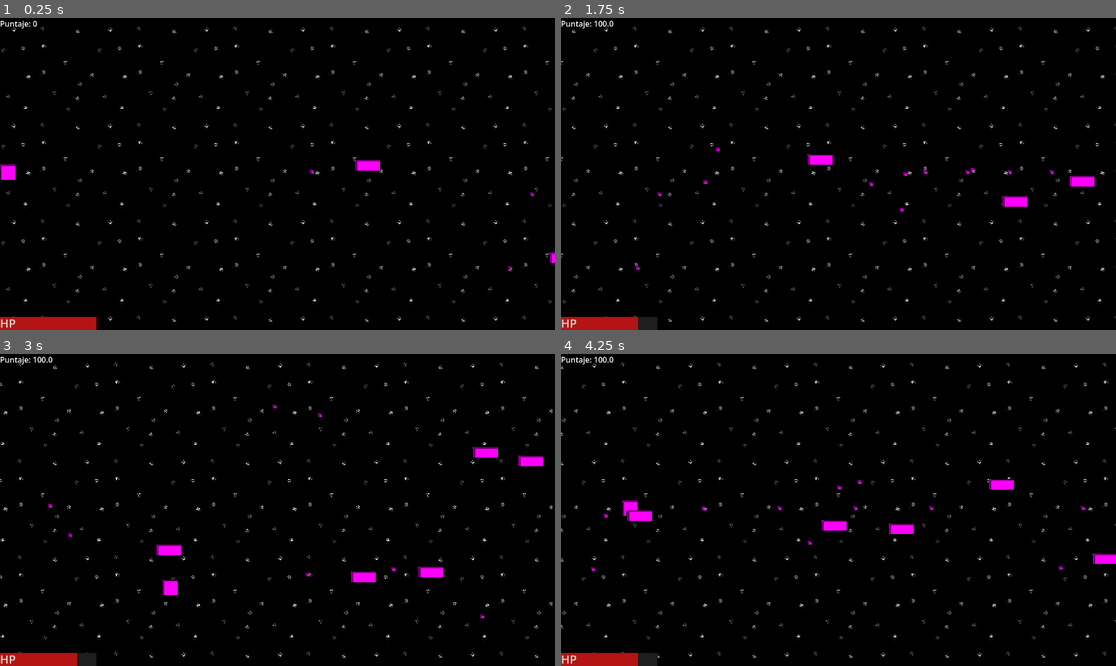
Above: before the commit, frames 1-4 (two rows, left to right).
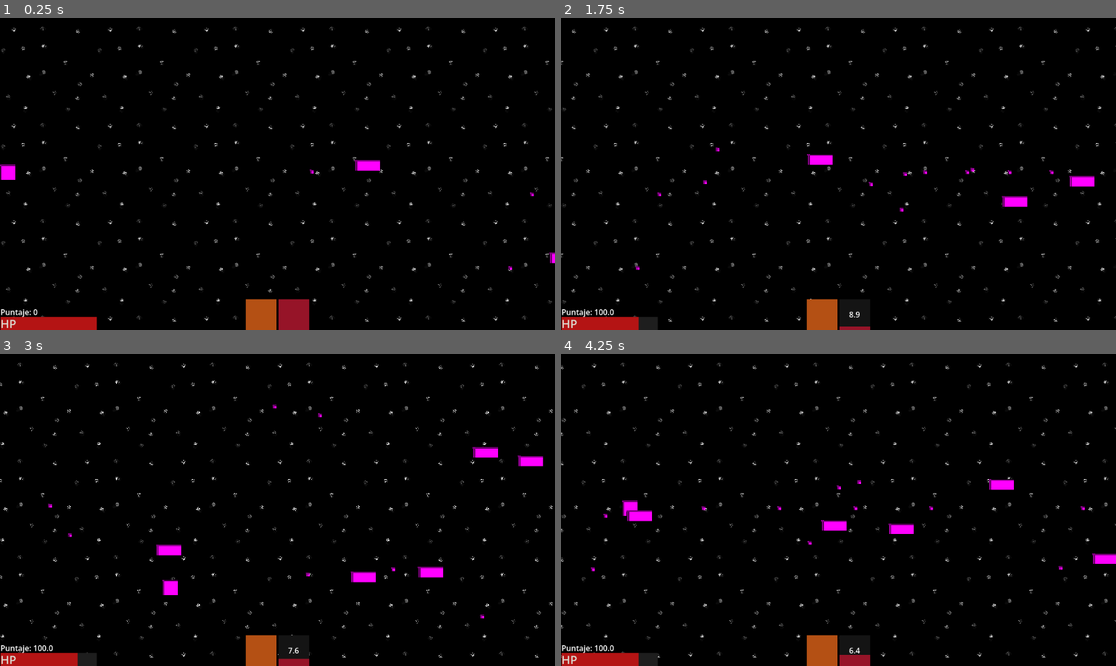
Above: after the commit, the same moments.

Repository: wfeboSKL/tales-for-the-asleep
Game: Godot game, scene res://scenes/demolevel/level.tscn
Two runs of this game, one before a commit and one after it. Both use one fixed random seed, a clock stepped at 60 frames per second and the inputs below.
Inputs:
- Up to frame 1 (0.25 s): no input
- Up to frame 2 (1.75 s): tap Enter at 0.5 s; hold D (move_right) 0.53-1.28 s; hold K (shoot) 0.53-1.28 s; tap J (melee) at 0.6, 1.55 s; hold S (move_down) from 1.28 s (still down); tap K (shoot) at 1.35 s
- Up to frame 3 (3 s): release S (move_down) at 2.03 s; hold D (move_right) 2.03-2.78 s; hold Shift (focus) 2.03-2.78 s; tap K (shoot) at 2.3 s; hold W (move_up) from 2.78 s (still down); tap J (melee) at 2.85 s
- Up to frame 4 (4.25 s): release W (move_up) at 3.53 s; hold A (move_left) from 3.53 s (still down); hold K (shoot) from 3.53 s (still down)

The runs differ from the first frame. In frame 1, 1.3% of the frame differs, in the area x 0-56%, y 0-100%; in frame 2, 0.9%; in frame 3, 1.0%; in frame 4, 1.1%.

Commit message:
HUD de cooldowns para habilidades | Trabajado en PC_FEBO

Diff:
--- a/scenes/demolevel/level.tscn
+++ b/scenes/demolevel/level.tscn
@@ -11,6 +11,18 @@
 
 [sub_resource type="StyleBoxFlat" id="StyleBoxFlat_g3hpl"]
 bg_color = Color(0.7058824, 0.078431375, 0.078431375, 1)
+
+[sub_resource type="StyleBoxFlat" id="StyleBoxFlat_d2nb1"]
+bg_color = Color(0.078431375, 0.078431375, 0.078431375, 1)
+
+[sub_resource type="StyleBoxFlat" id="StyleBoxFlat_s4sfo"]
+bg_color = Color(0.7058824, 0.3137255, 0.078431375, 1)
+
+[sub_resource type="StyleBoxFlat" id="StyleBoxFlat_ul7rm"]
+bg_color = Color(0.078431375, 0.078431375, 0.078431375, 1)
+
+[sub_resource type="StyleBoxFlat" id="StyleBoxFlat_6k8mo"]
+bg_color = Color(0.5882353, 0.078431375, 0.15686275, 1)
 
 [node name="Level" type="Node2D" unique_id=353482801]
 script = ExtResource("1_d2nb1")
@@ -54,8 +66,14 @@
 [node name="HUD" type="CanvasLayer" parent="." unique_id=88502834]
 
 [node name="ScoreLabel" type="Label" parent="HUD" unique_id=2099791409]
-offset_right = 91.0
-offset_bottom = 23.0
+anchors_preset = 2
+anchor_top = 1.0
+anchor_bottom = 1.0
+offset_left = 1.0
+offset_top = -49.0
+offset_right = 92.0
+offset_bottom = -26.0
+grow_vertical = 0
 text = "Puntaje: 0.0"
 
 [node name="ProgressBar" type="ProgressBar" parent="HUD" unique_id=1364842193]
@@ -63,8 +81,9 @@
 anchors_preset = 2
 anchor_top = 1.0
 anchor_bottom = 1.0
+offset_left = 1.0
 offset_top = -27.0
-offset_right = 200.0
+offset_right = 201.0
 grow_vertical = 0
 theme_override_styles/background = SubResource("StyleBoxFlat_kcedh")
 theme_override_styles/fill = SubResource("StyleBoxFlat_g3hpl")
@@ -72,17 +91,86 @@
 value = 5.0
 show_percentage = false
 
-[node name="Label" type="Label" parent="HUD" unique_id=1793200955]
-anchors_preset = 2
-anchor_top = 1.0
+[node name="HealthLabel" type="Label" parent="HUD/ProgressBar" unique_id=1793200955]
+layout_mode = 1
+anchors_preset = 15
+anchor_right = 1.0
 anchor_bottom = 1.0
-offset_top = -31.0
-offset_right = 40.0
-offset_bottom = 3.0
-grow_vertical = 0
+grow_horizontal = 2
+grow_vertical = 2
 theme_override_colors/font_color = Color(0.8627451, 0.8627451, 0.8235294, 1)
 theme_override_font_sizes/font_size = 24
 text = "HP"
 
+[node name="SkillBar" type="HBoxContainer" parent="HUD" unique_id=395591379]
+anchors_preset = 7
+anchor_left = 0.5
+anchor_top = 1.0
+anchor_right = 0.5
+anchor_bottom = 1.0
+offset_left = -66.0
+offset_top = -64.0
+offset_right = 66.0
+grow_horizontal = 2
+grow_vertical = 0
+
+[node name="ShootSkill" type="Panel" parent="HUD/SkillBar" unique_id=655401672]
+custom_minimum_size = Vector2(64, 64)
+layout_mode = 2
+
+[node name="ProgressBar" type="ProgressBar" parent="HUD/SkillBar/ShootSkill" unique_id=306404406]
+custom_minimum_size = Vector2(64, 64)
+layout_mode = 1
+anchors_preset = 15
+anchor_right = 1.0
+anchor_bottom = 1.0
+grow_horizontal = 2
+grow_vertical = 2
+theme_override_styles/background = SubResource("StyleBoxFlat_d2nb1")
+theme_override_styles/fill = SubResource("StyleBoxFlat_s4sfo")
+max_value = 1.0
+value = 1.0
+fill_mode = 3
+show_percentage = false
+
+[node name="Label" type="Label" parent="HUD/SkillBar/ShootSkill" unique_id=1259074617]
+layout_mode = 1
+anchors_preset = 15
+anchor_right = 1.0
+anchor_bottom = 1.0
+grow_horizontal = 2
+grow_vertical = 2
+horizontal_alignment = 1
+vertical_alignment = 1
+
+[node name="MeleeSkill" type="Panel" parent="HUD/SkillBar" unique_id=1681556019]
+custom_minimum_size = Vector2(64, 64)
+layout_mode = 2
+
+[node name="ProgressBar" type="ProgressBar" parent="HUD/SkillBar/MeleeSkill" unique_id=1381090867]
+custom_minimum_size = Vector2(64, 64)
+layout_mode = 1
+anchors_preset = 15
+anchor_right = 1.0
+anchor_bottom = 1.0
+grow_horizontal = 2
+grow_vertical = 2
+theme_override_styles/background = SubResource("StyleBoxFlat_ul7rm")
+theme_override_styles/fill = SubResource("StyleBoxFlat_6k8mo")
+max_value = 1.0
+value = 1.0
+fill_mode = 3
+show_percentage = false
+
+[node name="Label" type="Label" parent="HUD/SkillBar/MeleeSkill" unique_id=1111200835]
+layout_mode = 1
+anchors_preset = 15
+anchor_right = 1.0
+anchor_bottom = 1.0
+grow_horizontal = 2
+grow_vertical = 2
+horizontal_alignment = 1
+vertical_alignment = 1
+
 [node name="EnemySpawner" type="Node" parent="." unique_id=684252353]
 script = ExtResource("3_d2nb1")
--- a/scenes/player/player.gd
+++ b/scenes/player/player.gd
@@ -25,6 +25,16 @@
 #Cuando el jugador esté en la escena, crear health_bar
 @onready var health_bar = get_parent().get_node("HUD/ProgressBar")
 @onready var score_label = get_parent().get_node("HUD/ScoreLabel")
+
+#Referencia a la barra de cooldown del disparo
+@onready var shoot_skill_bar = get_parent().get_node("HUD/SkillBar/ShootSkill/ProgressBar")
+#Referencia al label de segundos restantes del disparo
+@onready var shoot_skill_label = get_parent().get_node("HUD/SkillBar/ShootSkill/Label")
+#Referencia a la barra de cooldown del melee
+@onready var melee_skill_bar = get_parent().get_node("HUD/SkillBar/MeleeSkill/ProgressBar")
+#Referencia al label de segundos restantes del melee
+@onready var melee_skill_label = get_parent().get_node("HUD/SkillBar/MeleeSkill/Label")
+
 #-- MOVIMIENTO DEL JUGADOR --
 #Función que procesa las físicas ocurriendo cada frame (delta)
 func _physics_process(delta: float) -> void:
@@ -73,8 +83,20 @@
 		var melee = MELEE.instantiate()
 		melee.position = position
 		get_parent().add_child(melee)
-		melee_cooldown = 7.5
+		melee_cooldown = 10.0
 	score_label.text = "Puntaje: " + str(GameData.score)
+	#-- ACTUALIZAR HUD DE HABILIDADES --
+	#Actualizar barra de disparo (shoot_cooldown máximo es 0.1)
+	shoot_skill_bar.value = 1.0 - clamp(shoot_cooldown / 0.1, 0.0, 1.0)
+	#Actualizar barra de melee (melee_cooldown máximo es 10.0)
+	melee_skill_bar.value = 1.0 - clamp(melee_cooldown / 10.0, 0.0, 1.0)
+	#Mostrar segundos restantes del melee solo si está en cooldown
+	if melee_cooldown > 0:
+		melee_skill_label.text = str(snapped(melee_cooldown, 0.1))
+	else:
+		melee_skill_label.text = ""
+
+
 #--TOMAR DAÑO--
 #Función que registra el daño tomado de un enemigo, amount es un valor específicado en enemy
 func take_damage(amount):
